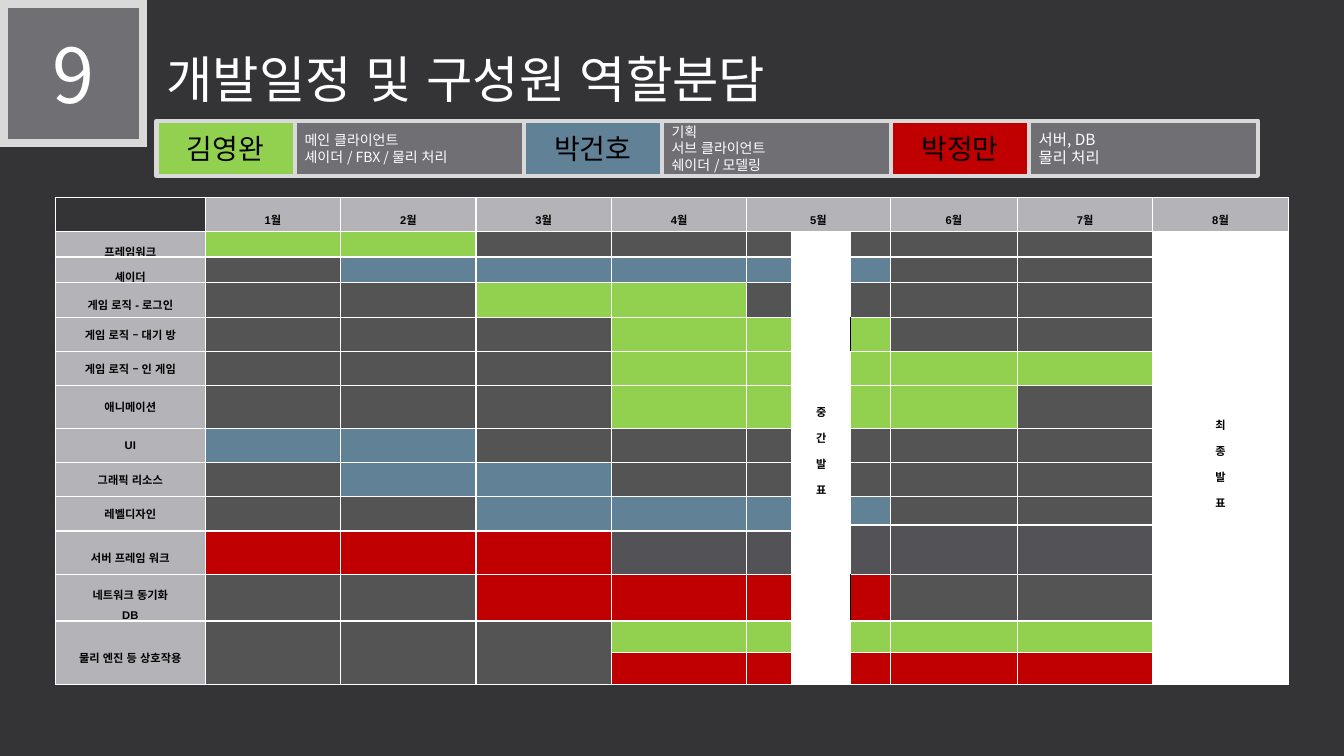
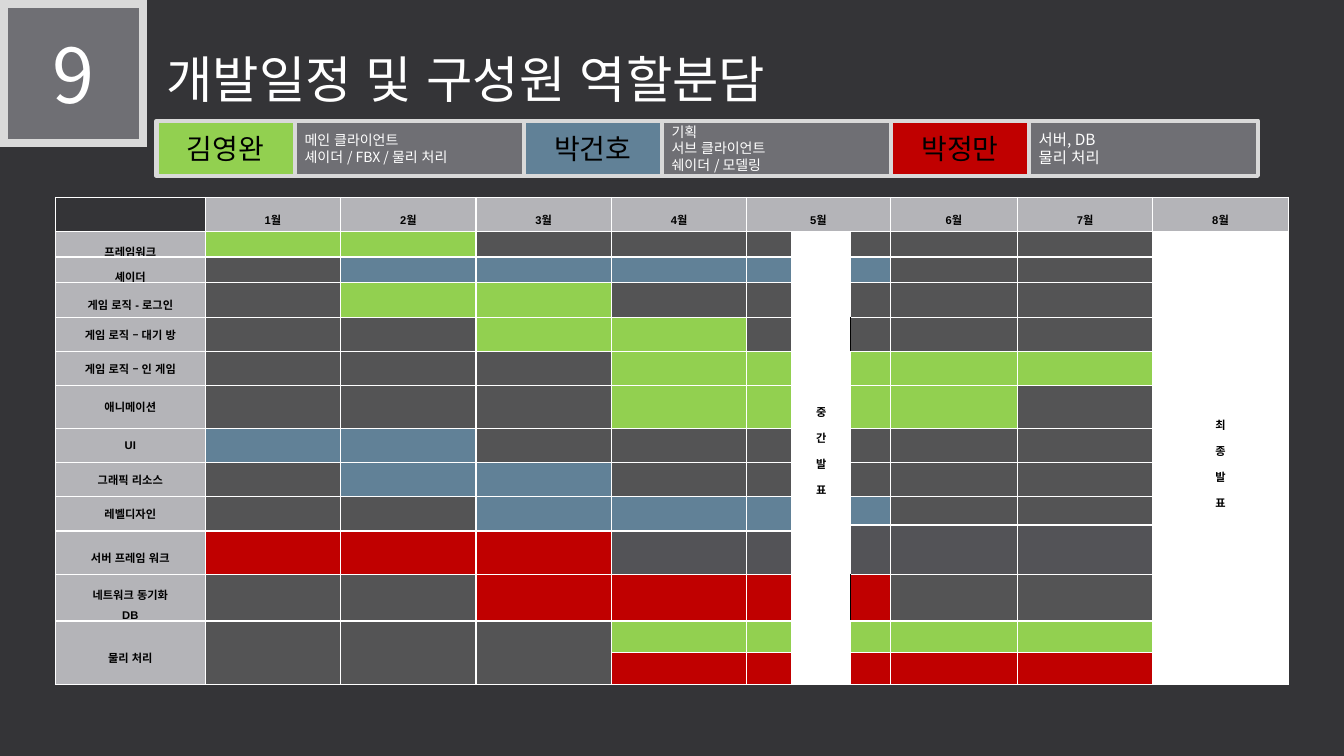
Before and after one commit to LEGO0937/Our_Project, a slide deck: slide 15 of 기획단계/졸작 제안서_α.pptx. Drawn at 1344x756 pixels with LibreOffice and Linux fonts; fonts in the diff are those of the drawing. Boxes give left, top, right and bottom in pixels: in the first picture for what was removed or moved away, otherwise in the second. Text is boxed around its words. In the diff, an @@ line names an element or a change of style, - is before the commit and + after.

```diff
--- a/기획단계/졸작 제안서_α.pptx
+++ b/기획단계/졸작 제안서_α.pptx
@@ table at (x1=55, y1=198, x2=1288, y2=678) @@
-row 14, column 1: 물리 엔진 등 상호작용
+row 14, column 1: 물리 처리
@@ fill #545455 to #92D050 in 2 cells @@
@@ fill #92D050 to #545455 in 3 cells @@
```
Also in this commit, not shown: 6 other slides changed, 1 other file.
